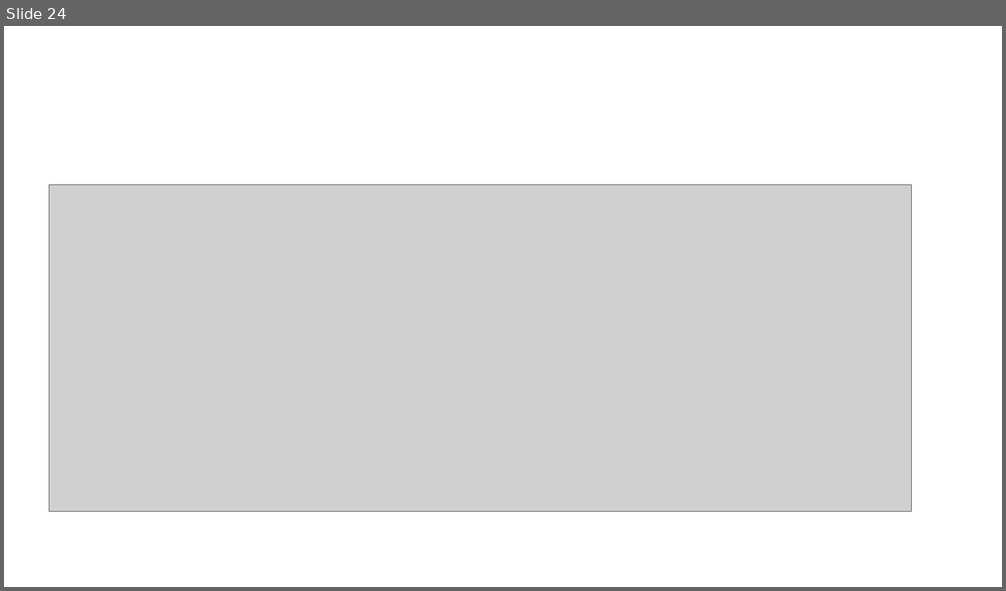
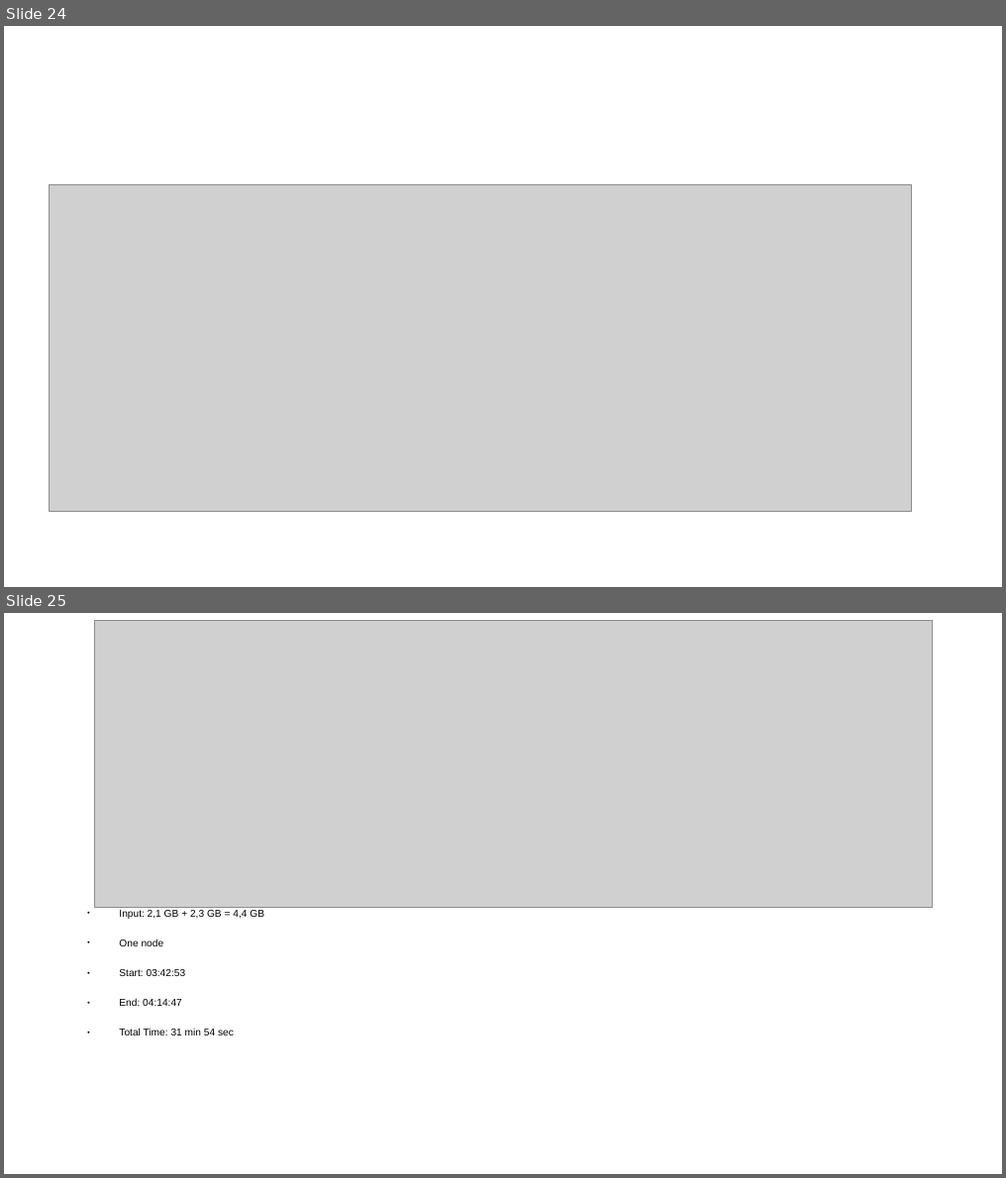
Before and after one commit to marioeljuga/Big-Data-WS2022-Spark, a slide deck: performance_analysis2.odp. Shown one above the other, each under a label of ours: slide 24 before the commit, slides 24 and 25 after it. The pictures are 1006x591 and 1006x1178 pixels, drawn with LibreOffice and Linux fonts; fonts in the diff are those of the drawing; grey boxes stand for pictures. Boxes give left, top, right and bottom in pixels: in the first picture for what was removed or moved away, otherwise in the second. Text is boxed around its words. In the diff, an @@ line names an element or a change of style, - is before the commit and + after.

```diff
--- a/performance_analysis2.odp
+++ b/performance_analysis2.odp
@@ slide 25 added at box(4, 613, 1002, 1174), background #FFFFFF @@
@@ picture added at box(94, 620, 933, 907) @@
@@ text added at box(119, 910, 264, 1036), 8 pt, text #000000 @@
+● Input: 2,1 GB + 2,3 GB = 4,4 GB
+● One node
+● Start: 03:42:53
+● End: 04:14:47
+● Total Time: 31 min 54 sec
```
Also in this commit, not shown: 1 slide changed, 6 other slides added, 3 other files.
